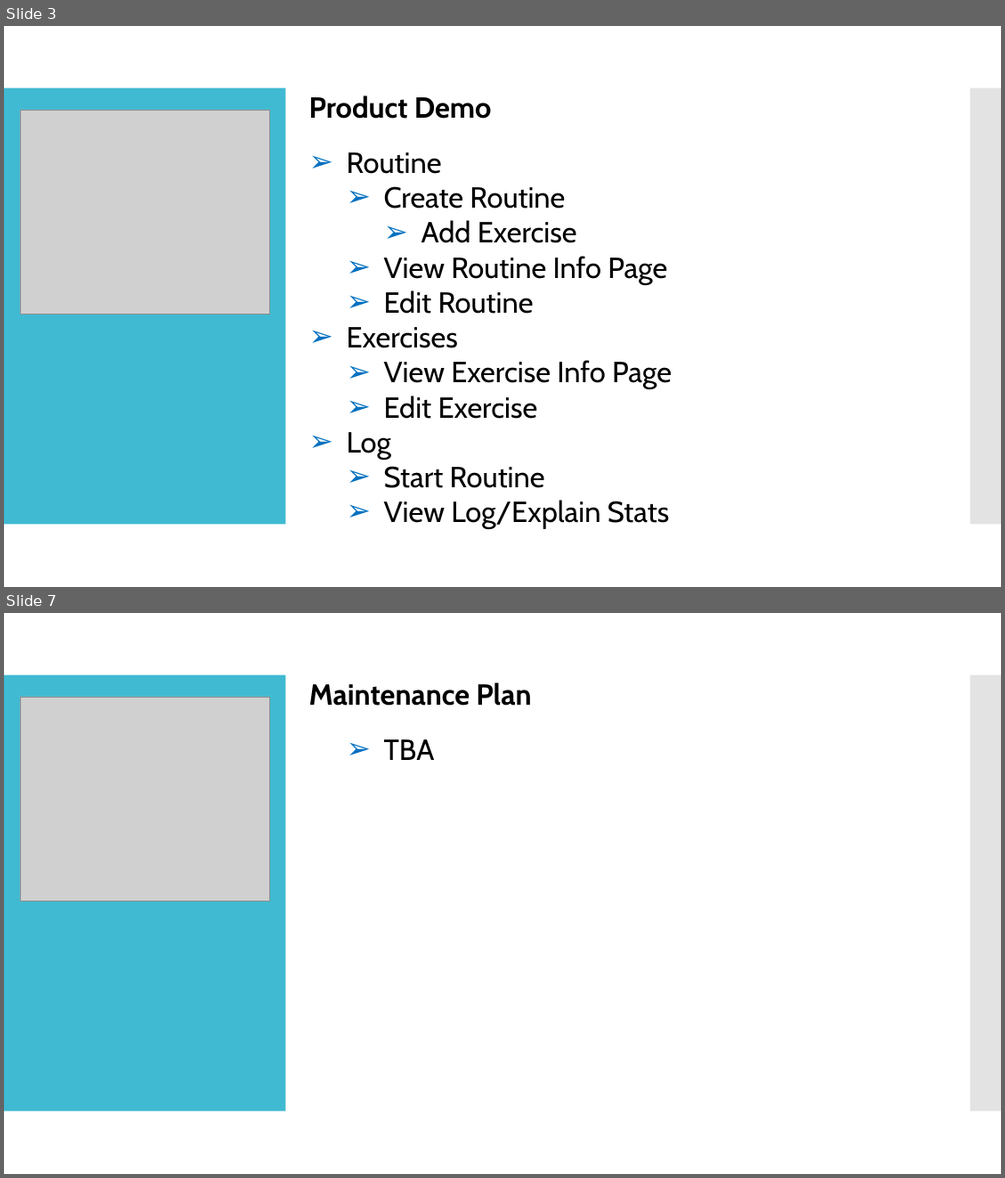
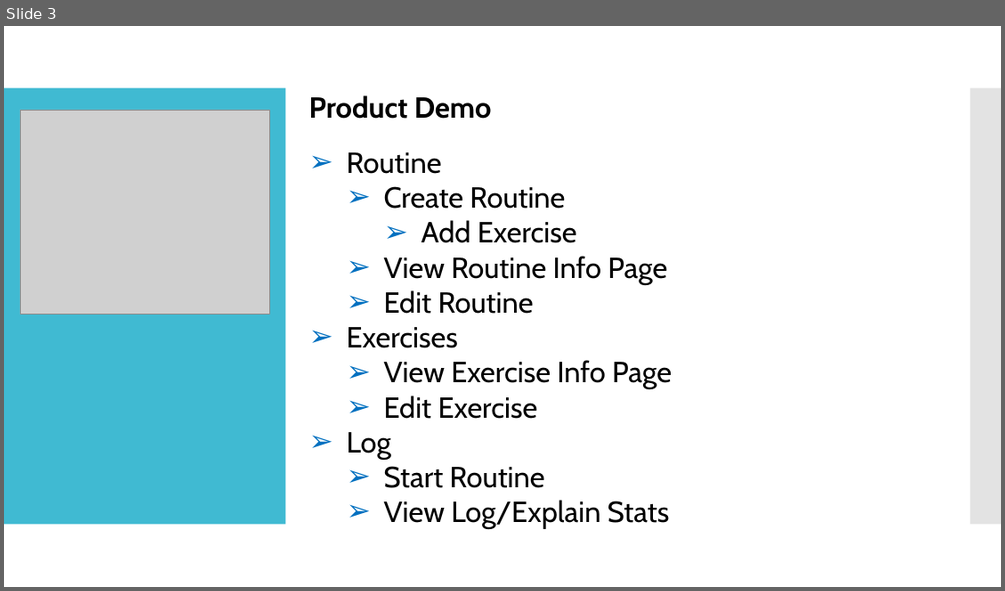
Before and after one commit to chengyeh/Workout-Buddy, a slide deck: documentation/EECS448_Project4_Group8.pptx. Shown one above the other, each under a label of ours: slides 3 and 7 before the commit, slide 3 after it; the slides between them are not shown. The pictures are 1005x1178 and 1005x591 pixels, drawn with LibreOffice and Linux fonts; fonts in the diff are those of the drawing; grey boxes stand for pictures. Boxes give left, top, right and bottom in pixels: in the first picture for what was removed or moved away, otherwise in the second. Text is boxed around its words. In the diff, an @@ line names an element or a change of style, - is before the commit and + after.

```diff
--- a/documentation/EECS448_Project4_Group8.pptx
+++ b/documentation/EECS448_Project4_Group8.pptx
@@ slide 7 removed at [4, 613, 1001, 1174], background #FFFFFF; not listed: 2 template elements that a slide beside it also shows @@
@@ text removed at [309, 682, 531, 706] @@
-Maintenance Plan
@@ picture removed at [20, 697, 269, 900] @@
@@ text removed at [384, 739, 435, 760] @@
-  ➢ TBA
```
Also in this commit, not shown: 4 slides changed, 3 slides added.
